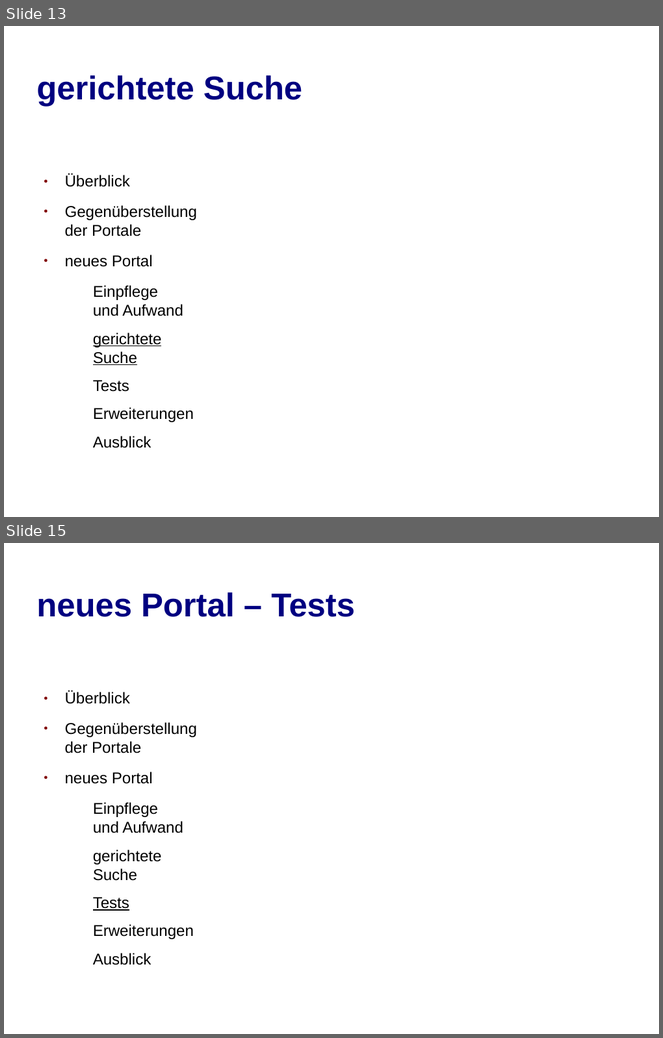
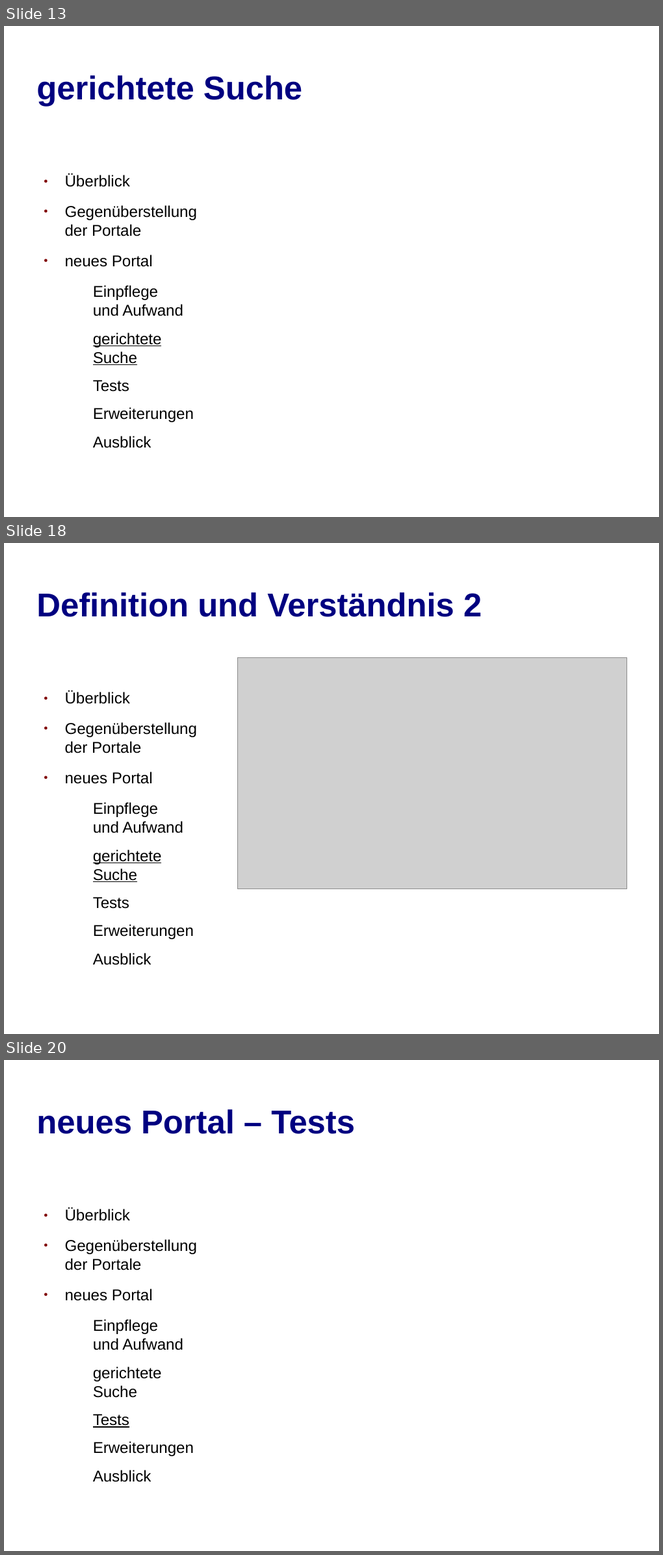
Before and after one commit to jbeyer1984/Portal, a slide deck: documents/Präsentation/mindworksPortal.odp. Shown one above the other, each under a label of ours: slides 13 and 15 before the commit, slides 13, 18 and 20 after it; the slides between them are not shown. The pictures are 663x1038 and 663x1555 pixels, drawn with LibreOffice and Linux fonts; fonts in the diff are those of the drawing; grey boxes stand for pictures; background and template pictures are left out. Boxes give left, top, right and bottom in pixels: in the first picture for what was removed or moved away, otherwise in the second. Text is boxed around its words. In the diff, an @@ line names an element or a change of style, - is before the commit and + after.

```diff
--- a/documents/Präsentation/mindworksPortal.odp
+++ b/documents/Präsentation/mindworksPortal.odp
@@ slide 18 added at [4, 543, 659, 1034], background picture (left out) @@
@@ title added at [36, 592, 482, 617], 40 pt, text #000080, bold @@
+Definition und Verständnis 2
@@ picture added at [238, 658, 627, 889] @@
@@ text added at [65, 691, 197, 965], 19 pt, text #000000 @@
+● Überblick
+● Gegenüberstellung der Portale
+● neues Portal
+  − Einpflege
+    und Aufwand
+  − gerichtete Suche
+  − Tests
+  − Erweiterungen
+  − Ausblick
@@ what was slide 15 is now slide 20 @@
```
Also in this commit, not shown: 2 slides changed, 4 other slides added.
